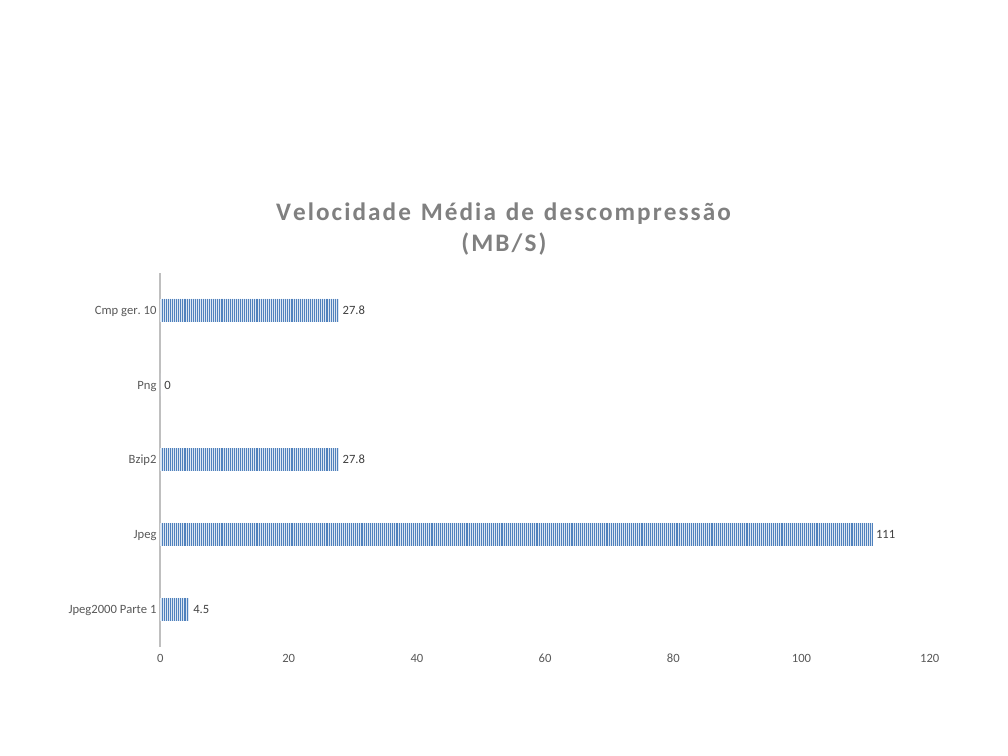
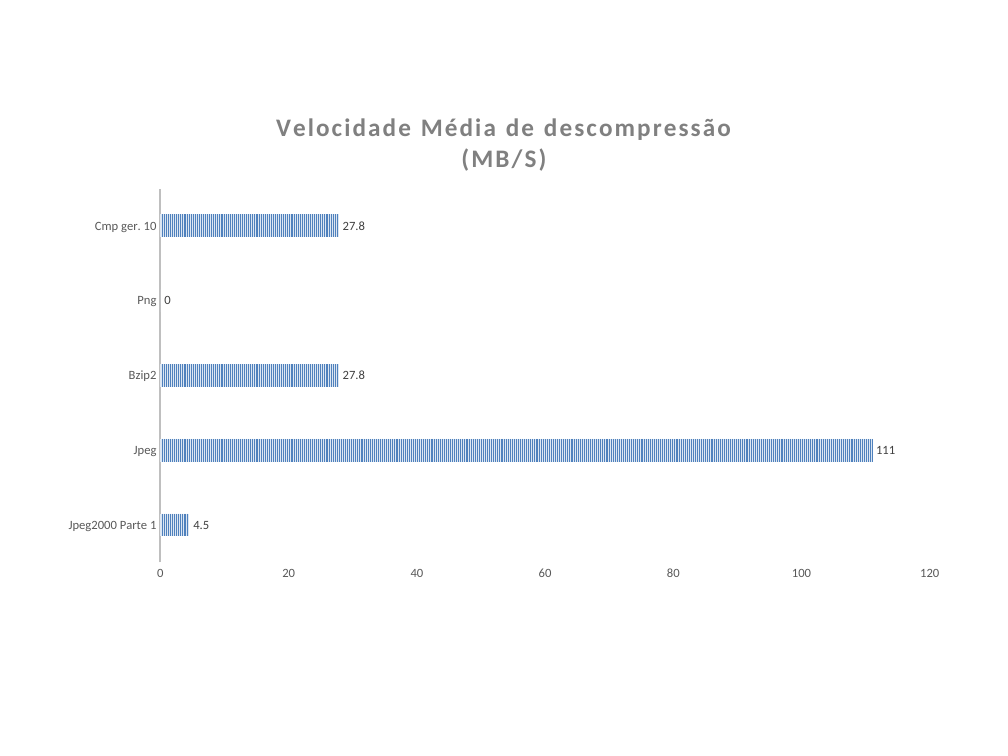
Before and after one commit to smartlord7/EntropicCompressor, a slide deck: slide 19 of research/report/Apresentação.pptx (slide 7 before the commit). Drawn at 1008x756 pixels with LibreOffice and Linux fonts; fonts in the diff are those of the drawing. Boxes give left, top, right and bottom in pixels: in the first picture for what was removed or moved away, otherwise in the second. Text is boxed around its words. In the diff, an @@ line names an element or a change of style, - is before the commit and + after.

```diff
--- a/research/report/Apresentação.pptx
+++ b/research/report/Apresentação.pptx
@@ bar chart: place and size @@
-bar chart at [50, 176, 958, 675]
+bar chart at [50, 93, 958, 592]
```
Also in this commit, not shown: 5 other slides changed, 1 slide added.
